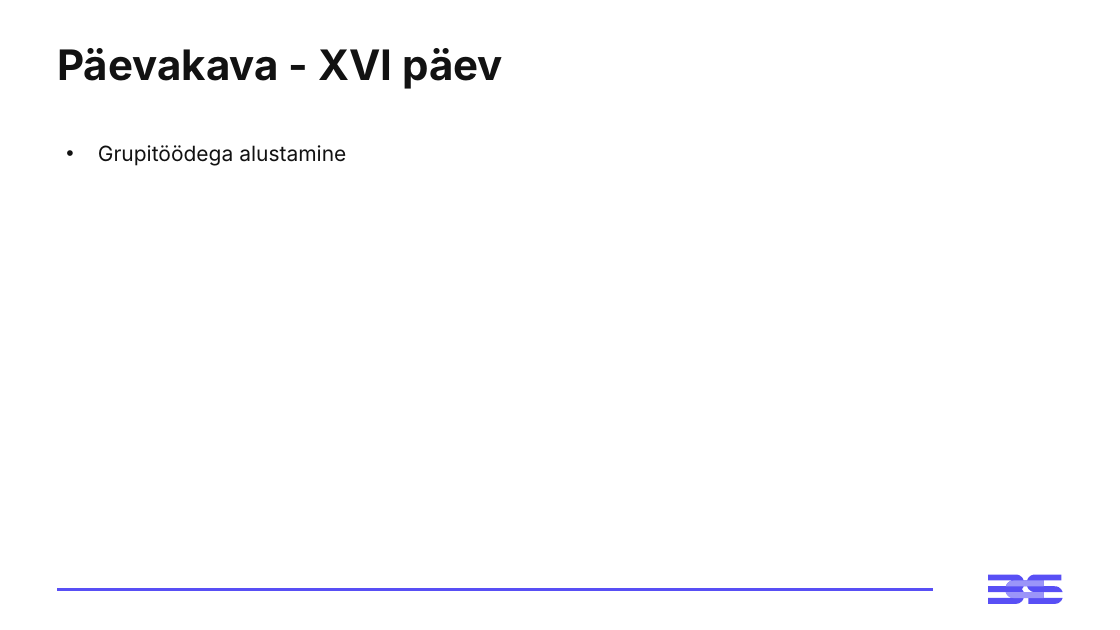
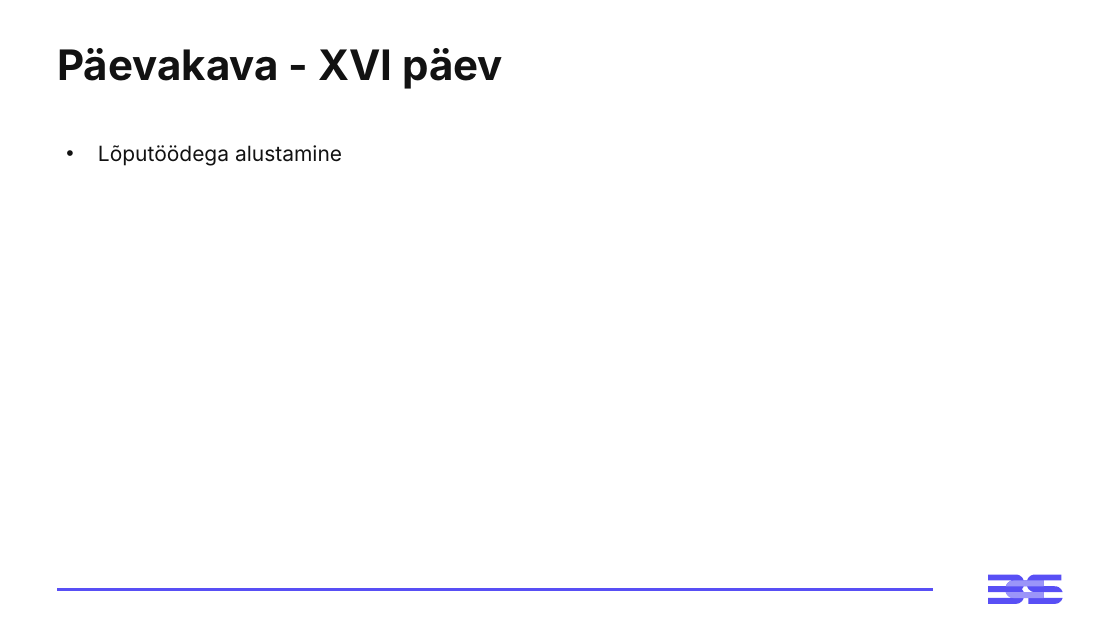
Before and after one commit to virverani/andmetarkus_2026_kevad, a slide deck: slide 2 of Day16/16-paev-andmetarkus-esitlus.pptx. Drawn at 1120x630 pixels with LibreOffice and Linux fonts; fonts in the diff are those of the drawing. Boxes give left, top, right and bottom in pixels: in the first picture for what was removed or moved away, otherwise in the second. Text is boxed around its words. In the diff, an @@ line names an element or a change of style, - is before the commit and + after.

```diff
--- a/Day16/16-paev-andmetarkus-esitlus.pptx
+++ b/Day16/16-paev-andmetarkus-esitlus.pptx
@@ table at <box>57,117,1063,493</box> @@
-row 1, column 1: Grupitöödega alustamine
+row 1, column 1: Lõputöödega alustamine
```
Also in this commit, not shown: 2 other slides changed, 1 slide removed, 2 other files.
